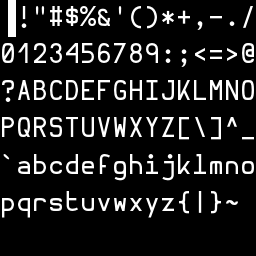
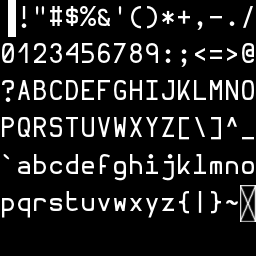
The second 256 x 256 image is a revision of the first. Changes to its layers:
painted on "Layer #1" over (240, 185, 256, 222)
